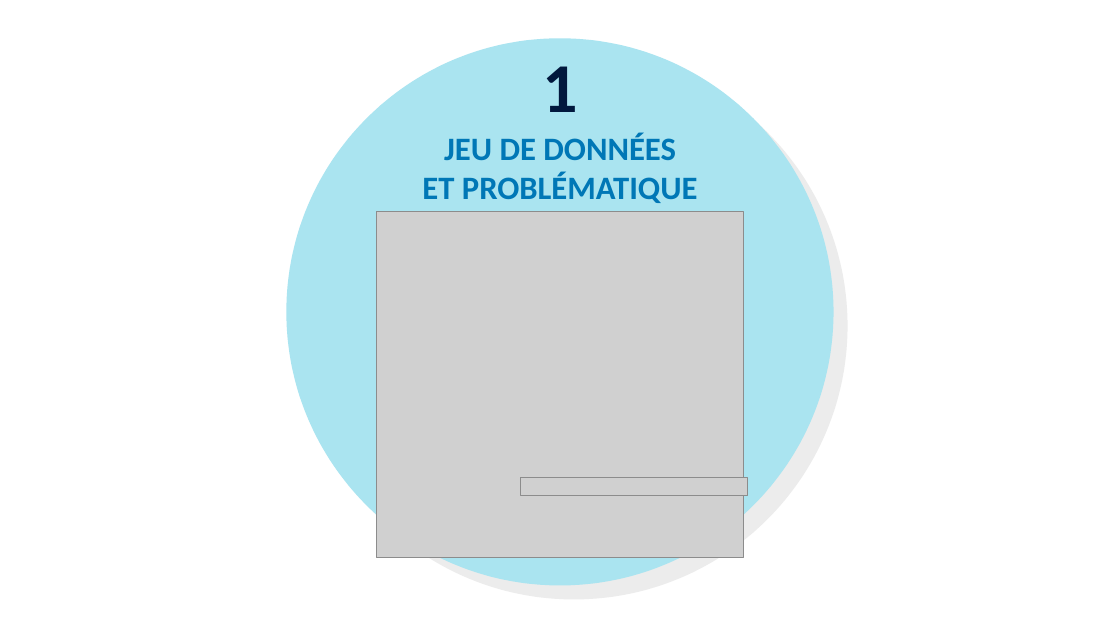
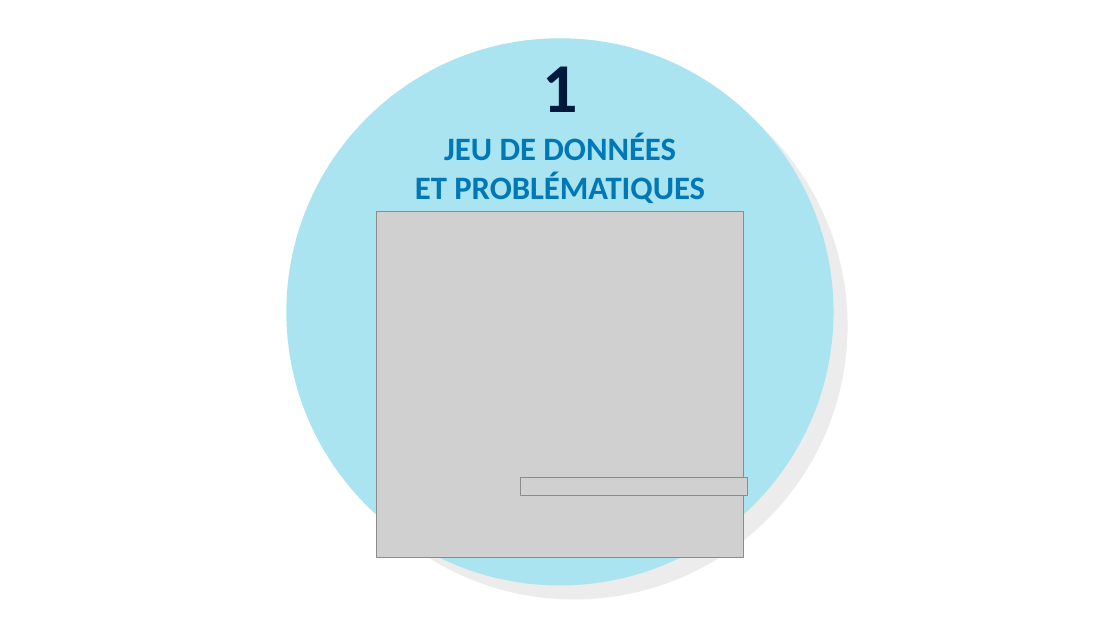
Before and after one commit to BiGHeaDMaX/Extraction-features-avec-Spark, a slide deck: slide 3 of 03 - Présentation.pptx. Drawn at 1120x630 pixels with LibreOffice and Linux fonts; fonts in the diff are those of the drawing; grey boxes stand for pictures. Boxes give left, top, right and bottom in pixels: in the first picture for what was removed or moved away, otherwise in the second. Text is boxed around its words. In the diff, an @@ line names an element or a change of style, - is before the commit and + after.

```diff
--- a/03 - Présentation.pptx
+++ b/03 - Présentation.pptx
@@ text at [415, 173, 705, 203]: text changed @@
-ET PROBLÉMATIQUE
+ET PROBLÉMATIQUES
```
Also in this commit, not shown: 4 other slides changed.
